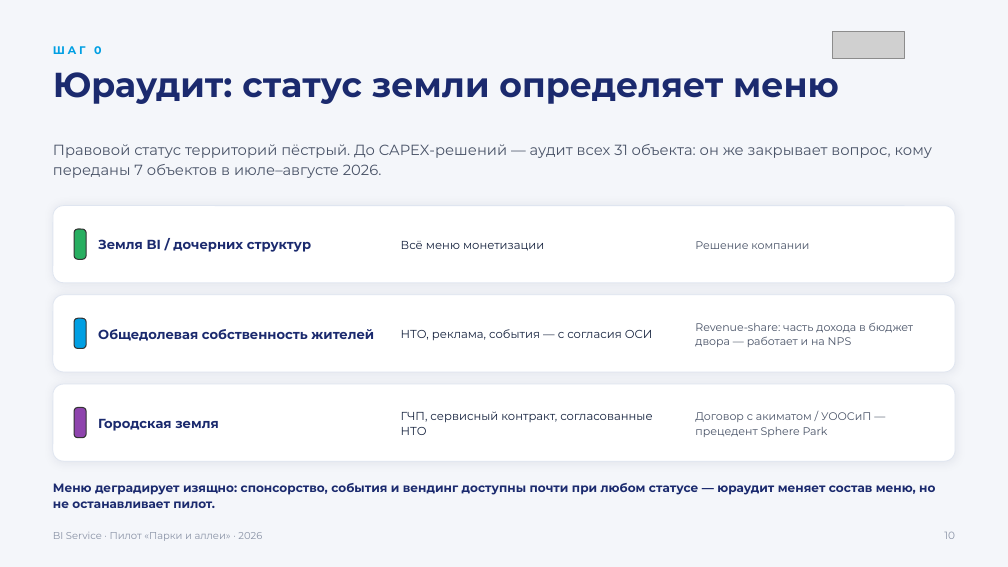
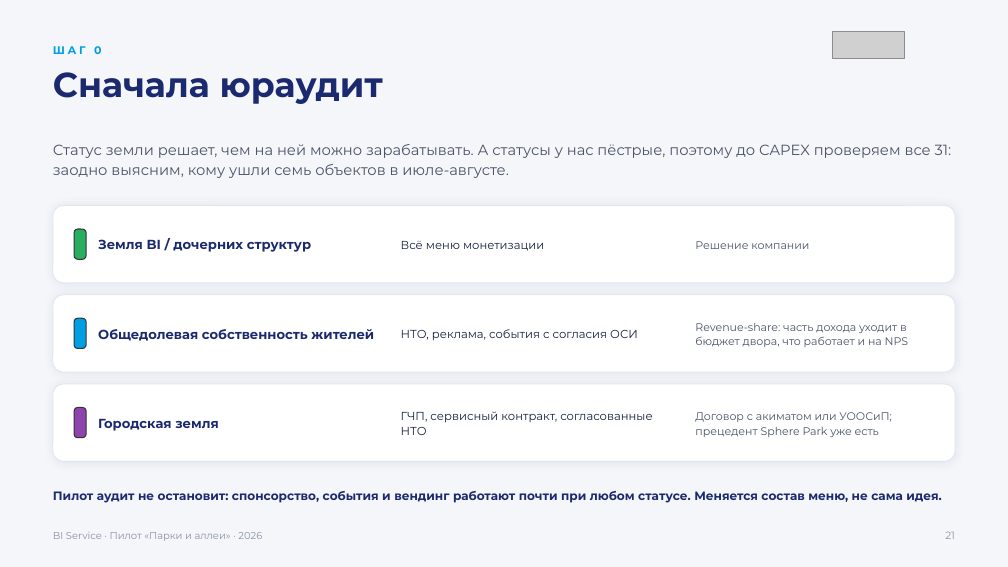
Before and after one commit to jprashkevich/bi-korshiler, a slide deck: slide 22 of docs/research/BIG-Life-park-pilot.pptx (slide 11 before the commit). Drawn at 1008x567 pixels with LibreOffice and Linux fonts; fonts in the diff are those of the drawing; grey boxes stand for pictures. Boxes give left, top, right and bottom in pixels: in the first picture for what was removed or moved away, otherwise in the second. Text is boxed around its words. In the diff, an @@ line names an element or a change of style, - is before the commit and + after.

```diff
--- a/docs/research/BIG-Life-park-pilot.pptx
+++ b/docs/research/BIG-Life-park-pilot.pptx
@@ text at <box>53,72,383,104</box>: text changed @@
-Юраудит: статус земли определяет меню
+Сначала юраудит
@@ text at <box>53,144,952,178</box>: text changed @@
-Правовой статус территорий пёстрый. До CAPEX-решений — аудит всех 31 объекта: он же закрывает вопрос, кому переданы 7 объектов в июле–августе 2026.
+Статус земли решает, чем на ней можно зарабатывать. А статусы у нас пёстрые, поэтому до CAPEX проверяем все 31: заодно выясним, кому ушли семь объектов в июле-августе.
@@ text at <box>401,329,638,341</box>: text changed @@
-НТО, реклама, события — с согласия ОСИ
+НТО, реклама, события с согласия ОСИ
@@ text at <box>695,323,909,347</box>: text changed @@
-Revenue-share: часть дохода в бюджет двора — работает и на NPS
+Revenue-share: часть дохода уходит в бюджет двора, что работает и на NPS
@@ text at <box>695,412,892,437</box>: text changed @@
-Договор с акиматом / УООСиП — прецедент Sphere Park
+Договор с акиматом или УООСиП; прецедент Sphere Park уже есть
@@ text at <box>53,491,941,503</box>: text changed @@
-Меню деградирует изящно: спонсорство, события и вендинг доступны почти при любом статусе — юраудит меняет состав меню, но не останавливает пилот.
+Пилот аудит не остановит: спонсорство, события и вендинг работают почти при любом статусе. Меняется состав меню, не сама идея.
@@ text at <box>945,532,955,539</box>: text changed @@
-10
+21
```
Also in this commit, not shown: 13 other slides changed, 11 slides added.
